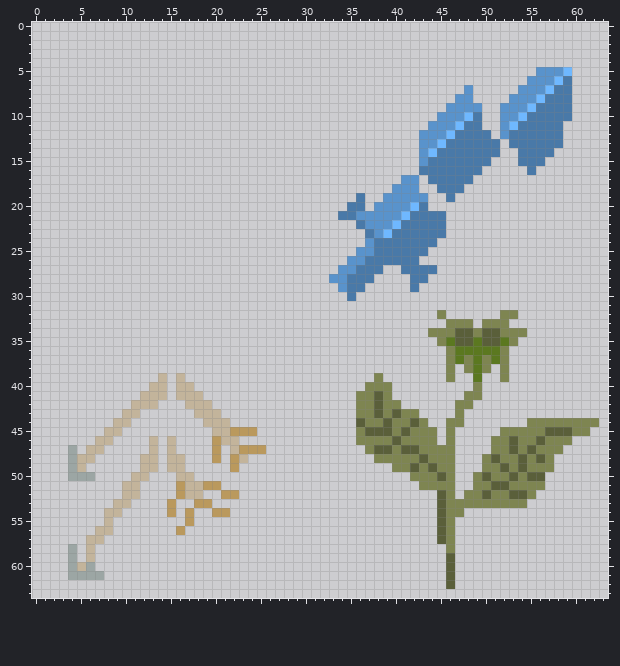
A pixel-art sprite gets an edit: Rpg.Client/Rpg.Client/Content/Sprites/GameObjects/EquipmentIcons.png. This is how it looked before the edit.
The file is 64x64 pixels. The old version is drawn lined up with the new one.
After:
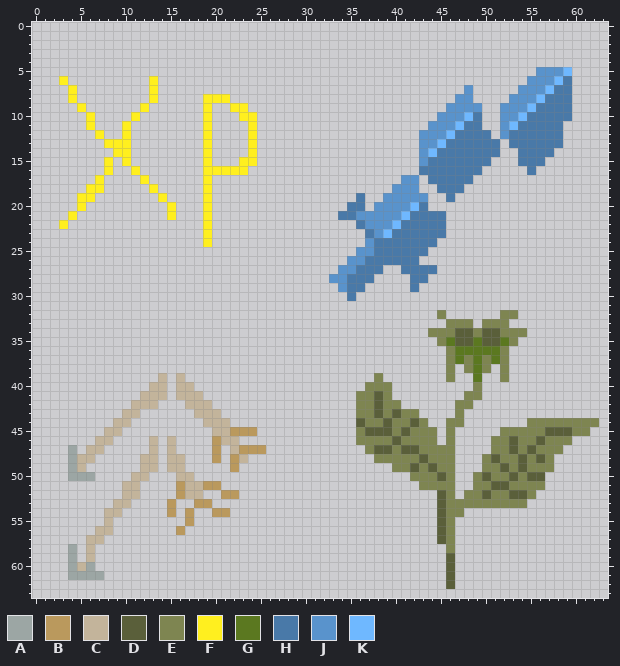
Palette (. is transparent): A #9ca6a4  B #ba995d  C #c3b49b  D #5a5f3a  E #7e8551  F #ffef1f  G #5b7820  H #4979a8  J #5993cc  K #6fb8ff
Message: Draw player resources
Edits made:
drawings rearranged on the sheet (the old picture shows each at its new place)
There is now colour F in row 6 at x 3 and 13; in row 7 at x 4 and 13; in row 8 at x 4, 13 and 19 to 21; in row 9 at x 5, 12, 19 and 22 to 23; in row 10 at x 6, 11, 19 and 23 to 24; in row 11 at x 6, 10, 19 and 24.
There is now colour F in row 12 at x 7, 10, 19 and 24; in row 13 at x 8 to 10, 19 and 24; in row 14 at x 9 to 10, 19 and 24; in row 15 at x 8, 10, 19 and 23 to 24; in row 16 at x 8, 11 and 19 to 23; in row 17 at x 7, 12 and 19.
There is now colour F in row 18 at x 6 to 7, 13 and 19; in row 19 at x 5 to 6, 14 and 19; in row 20 at x 5, 15 and 19; in row 21 at x 4, 15 and 19; in row 22 at x 3 and 19; in rows 23 to 24 at x 19.
Changed places in both pictures, as pixel boxes (x1, y1, x2, y2):
added: (59, 76, 257, 247)
